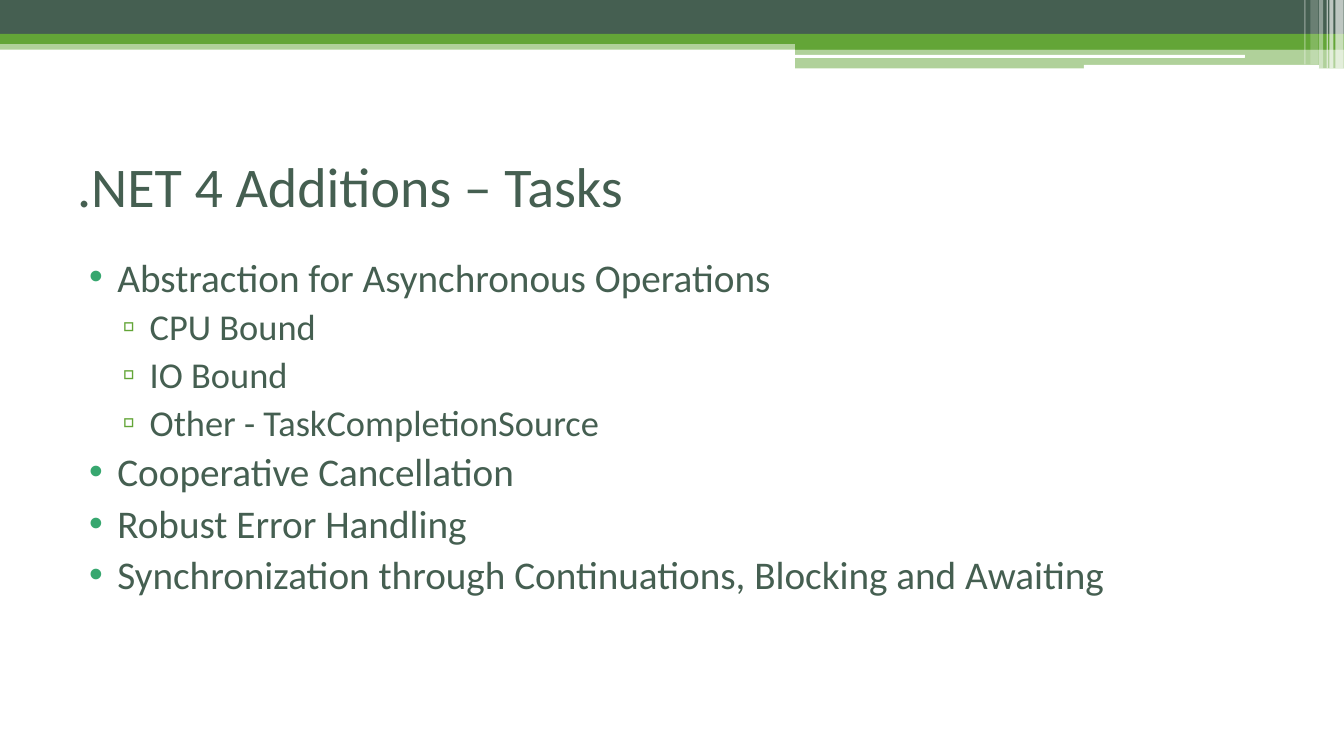
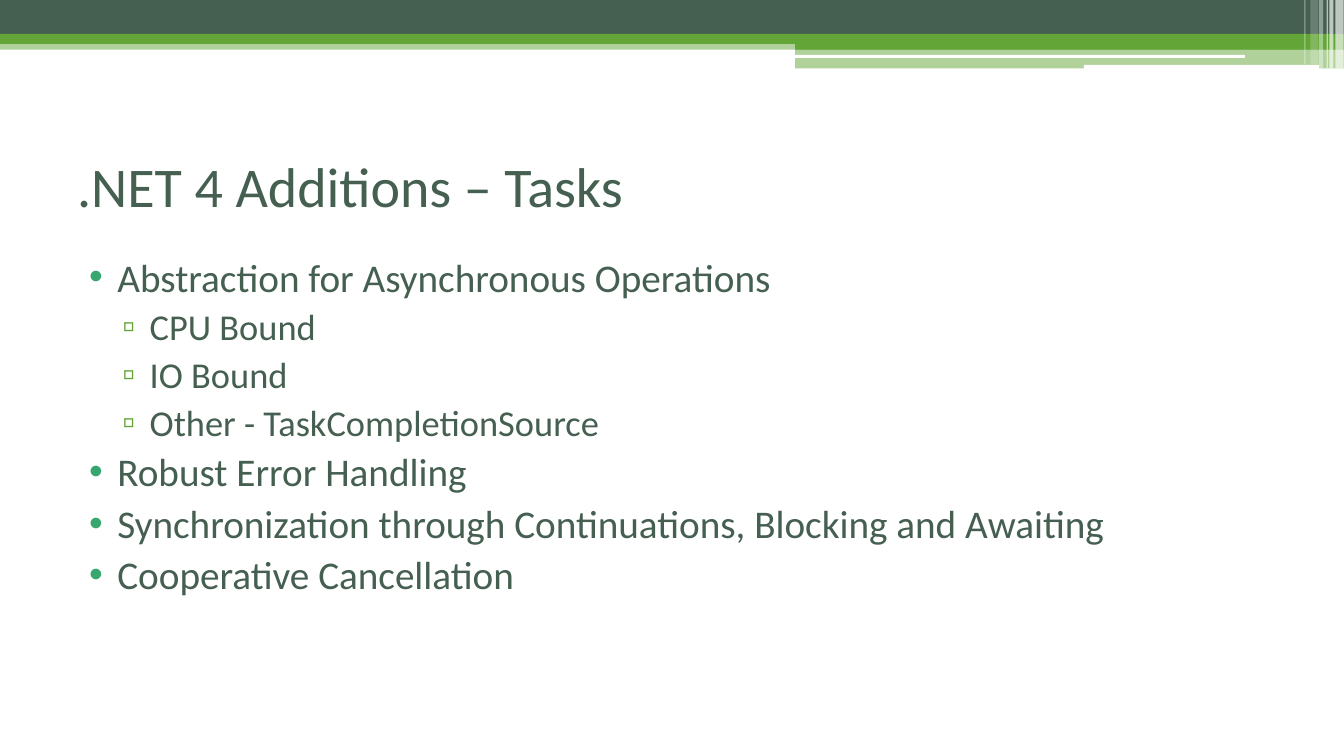
Before and after one commit to taskmatics/evolution-of-threading, a slide deck: slide 9 of Slides/Evolution of Threading in .NET.pptx. Drawn at 1344x756 pixels with LibreOffice and Linux fonts; fonts in the diff are those of the drawing. Boxes give left, top, right and bottom in pixels: in the first picture for what was removed or moved away, otherwise in the second. Text is boxed around its words. In the diff, an @@ line names an element or a change of style, - is before the commit and + after.

Commit message:
Updated slides.

```diff
--- a/Slides/Evolution of Threading in .NET.pptx
+++ b/Slides/Evolution of Threading in .NET.pptx
@@ text at [117,458,514,493]: paragraph removed @@
-• Cooperative Cancellation
@@ text at [117,561,514,596]: paragraph added @@
+• Cooperative Cancellation
```
Also in this commit, not shown: 2 other slides changed.
